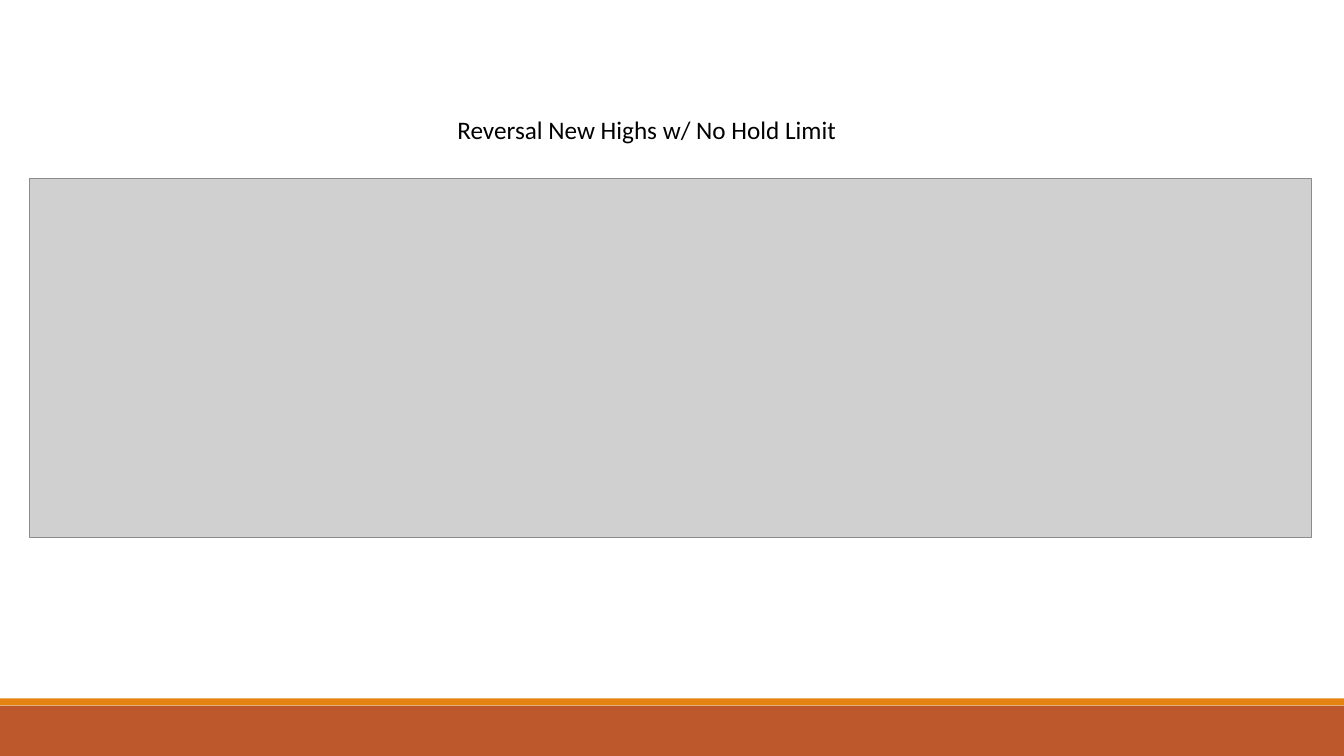
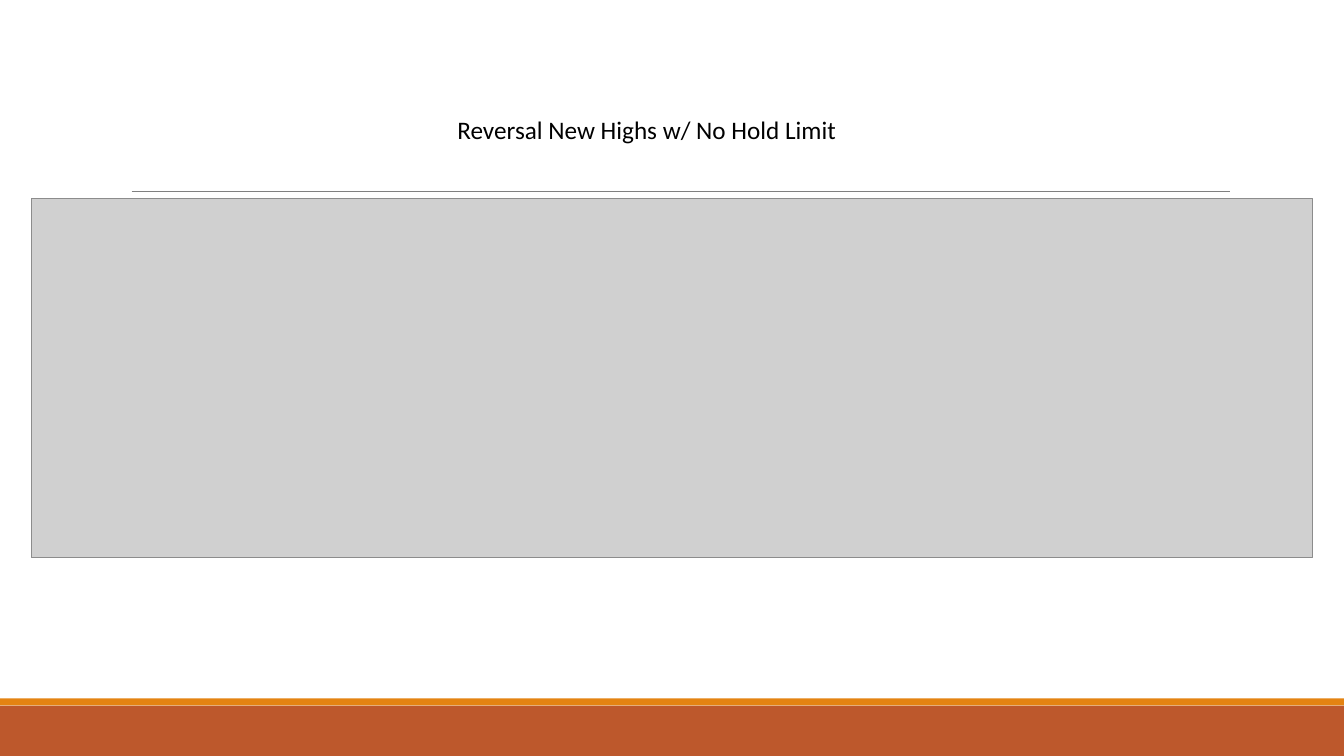
Before and after one commit to mchowdhury91/MAC286Stocks, a slide deck: slide 8 of Reversal New Highs.pptx. Drawn at 1344x756 pixels with LibreOffice and Linux fonts; fonts in the diff are those of the drawing; grey boxes stand for pictures. Boxes give left, top, right and bottom in pixels: in the first picture for what was removed or moved away, otherwise in the second. Text is boxed around its words. In the diff, an @@ line names an element or a change of style, - is before the commit and + after.

```diff
--- a/Reversal New Highs.pptx
+++ b/Reversal New Highs.pptx
@@ picture: place and size @@
-picture at <box>30,178,1312,538</box>
+picture at <box>31,199,1313,559</box>
@@ line added from (132, 192) to (1231, 192), #808080 0.5 pt @@
```
Also in this commit, not shown: 2 other slides changed, 3 slides added, 3 slides removed, 5 other files.
